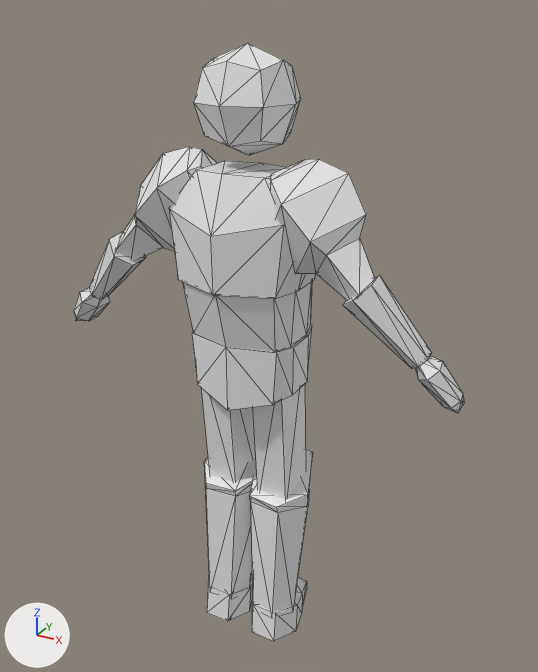
A saved change to the glTF model meshes/characters/omnistriker/omnistriker.glb.
Camera for both pictures: a camera (50 mm lens) standing at (1.111, -1.898, 2.1) and looking at (0.036, 0.056, 1.123). Arrows for +X, +Y and +Z are at lower left; the lights stay in place. The older version comes first. Mesh edges are drawn as thin lines. Vertices at exactly the same position are counted once.

In view in the first picture: 'omnistriker'.
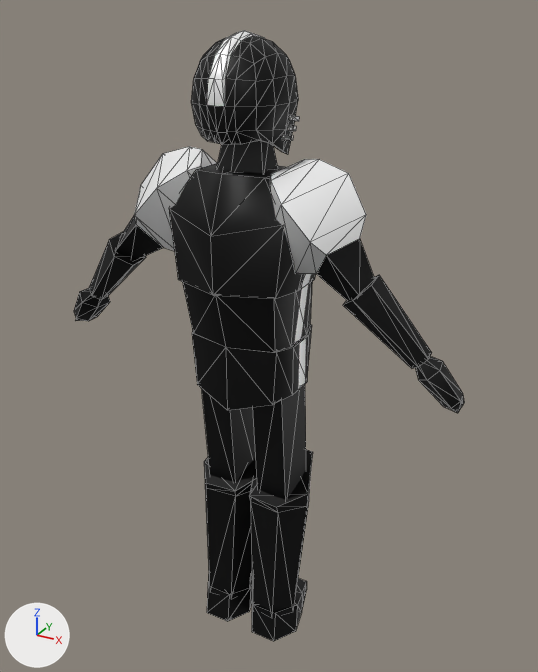
Changed parts and their boxes (x1, y1, x2, y2) in the pictures (538 x 672 px; the box of a moved part takes in the faces that stretch with it):
'omnistriker', reshaped: before (74, 43, 464, 641); after (74, 30, 464, 641)
part 1 of me_circle, moved or reshaped (not visible afterwards): before (194, 43, 301, 155)
part 2 of me_circle, added: after (191, 30, 298, 155)
part 3 of me_circle, added: after (289, 115, 299, 121)
part 4 of me_circle, added: after (282, 135, 293, 140)
part 5 of me_circle, moved or reshaped: (419, 361, 464, 413) in both
part 6 of me_circle, added: after (217, 141, 278, 173)
part 7 of me_circle, recoloured (white to black): (74, 156, 464, 641) in both

What the commit changed:
Picture 'albedo' (img_albedo) is new.
Material 'Material' (mat_material) is new.
Its texture is img_albedo.
Its metallic is 0.4.
me_circle is used by ob_omnistriker; location (0.0, 0.0, 0.0).
Verts and faces of me_circle; kept vertices keep their numbers, new ones are numbered from 304.
me_circle had 304 vertices, 532 faces and spanned x -0.7..0.7, y -0.21..0.19, z 0.0..2.01.
me_circle now has 573 vertices, 1046 faces and spans x -0.7..0.7, y -0.21..0.19, z 0.0..2.05.
me_circle part 1: the loose piece of 26 vertices spanning x -0.15..0.15, y -0.15..0.15, z 1.71..2.01 is scaled about its middle by (0.642, 0.727, 0.835), then moved by (0.0, 0.02, -0.01), in mat_material (picture img_albedo).
me_circle part 2: a new loose piece of 161 vertices spanning x -0.14..0.14, y -0.18..0.16, z 1.71..2.05, in mat_material (picture img_albedo).
me_circle part 3: a new loose piece of 32 vertices spanning x -0.14..0.14, y -0.01..0.17, z 1.79..1.83, in mat_material (picture img_albedo).
me_circle part 4: a new loose piece of 32 vertices spanning x -0.12..0.12, y -0.02..0.16, z 1.74..1.78, in mat_material (picture img_albedo).
Part 5, on me_circle:
28 faces are deleted.
28 new faces join them.
Part 6, on me_circle:
New vertex 304 is at (0.01, 0.07, 1.66).
New vertex 305 is at (-0.07, 0.02, 1.66).
New vertex 306 is at (-0.07, -0.07, 1.66).
New vertex 307 is at (0.01, -0.12, 1.66).
New vertex 308 is at (0.09, -0.07, 1.66).
New vertex 309 is at (0.09, 0.02, 1.66).
New vertex 310 is at (0.0, 0.08, 1.78).
New vertex 311 is at (-0.04, 0.05, 1.78).
New vertex 312 is at (-0.05, -0.04, 1.81).
New vertex 313 is at (0.01, -0.07, 1.81).
New vertex 314 is at (0.06, -0.04, 1.81).
New vertex 315 is at (0.04, 0.05, 1.78).
New faces: (304, 305, 311), (304, 311, 310), (305, 306, 312), (305, 312, 311), (306, 307, 313), (306, 313, 312).
New faces: (307, 308, 314), (307, 314, 313), (308, 309, 315), (308, 315, 314), (304, 310, 309), (309, 310, 315).
me_circle part 7: 482 faces spanning x -0.7..0.7, y -0.21..0.19, z 0.0..1.72 switch from no material to mat_material (picture img_albedo).
Other edits to the shape of me_circle do not show in these pictures.
